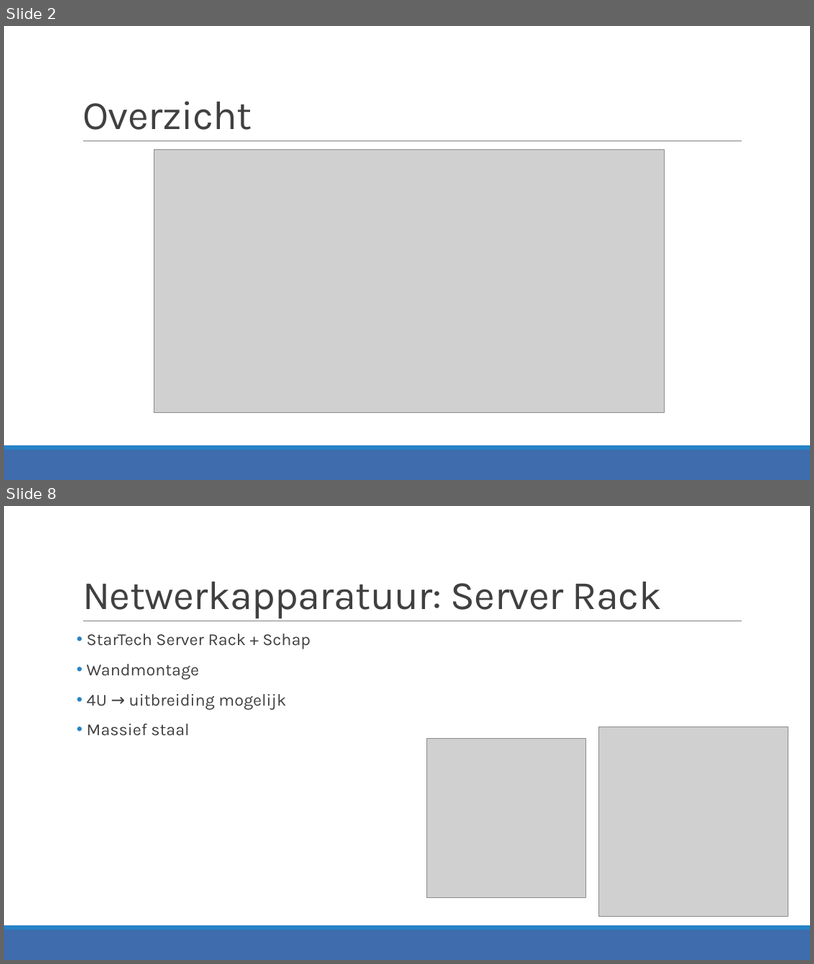
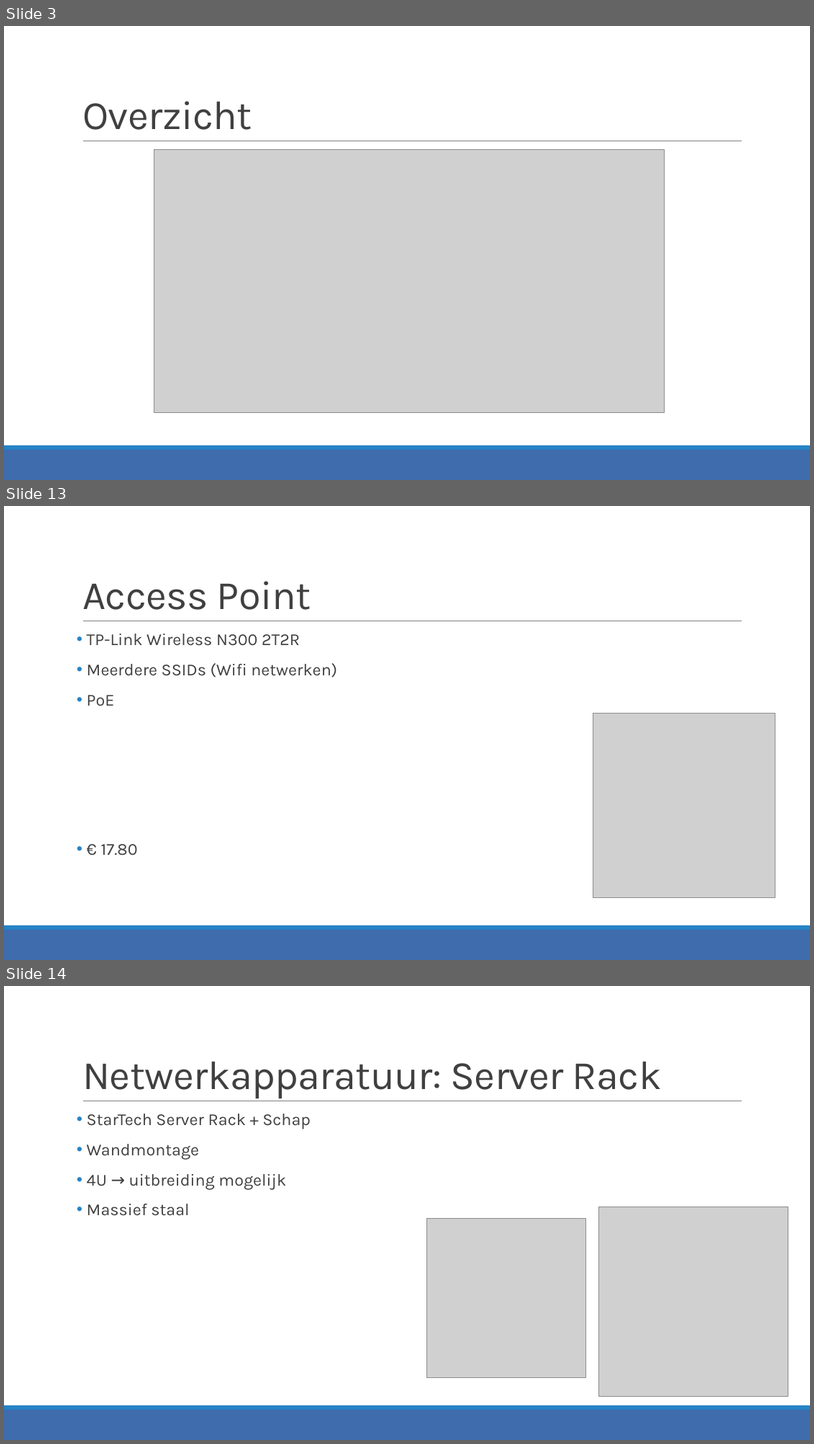
Before and after one commit to JensVL/projecten2, a slide deck: opdracht03/G24/Voorstelling G24.pptx. Shown one above the other, each under a label of ours: slides 2 and 8 before the commit, slides 3, 13 and 14 after it; the slides between them are not shown. The pictures are 814x964 and 814x1444 pixels, drawn with LibreOffice and Linux fonts; fonts in the diff are those of the drawing; grey boxes stand for pictures. Boxes give left, top, right and bottom in pixels: in the first picture for what was removed or moved away, otherwise in the second. Text is boxed around its words. In the diff, an @@ line names an element or a change of style, - is before the commit and + after.

```diff
--- a/opdracht03/G24/Voorstelling G24.pptx
+++ b/opdracht03/G24/Voorstelling G24.pptx
@@ slide 13 added at <box>4,506,810,960</box>, background #FFFFFF; not listed: 3 template elements that a slide beside it also shows @@
@@ title added at <box>82,581,311,610</box>, 48 pt, text #404040 @@
+Access Point
@@ text added at <box>87,633,337,855</box>, 20 pt, text #404040 @@
+• TP-Link Wireless N300 2T2R
+• Meerdere SSIDs (Wifi netwerken)
+• PoE
+• € 17.80
@@ picture added at <box>594,713,776,898</box> @@
@@ what was slide 2 is now slide 3 @@
@@ what was slide 8 is now slide 14 @@
```
Also in this commit, not shown: 6 slides changed, 6 other slides added, 2 other files.
